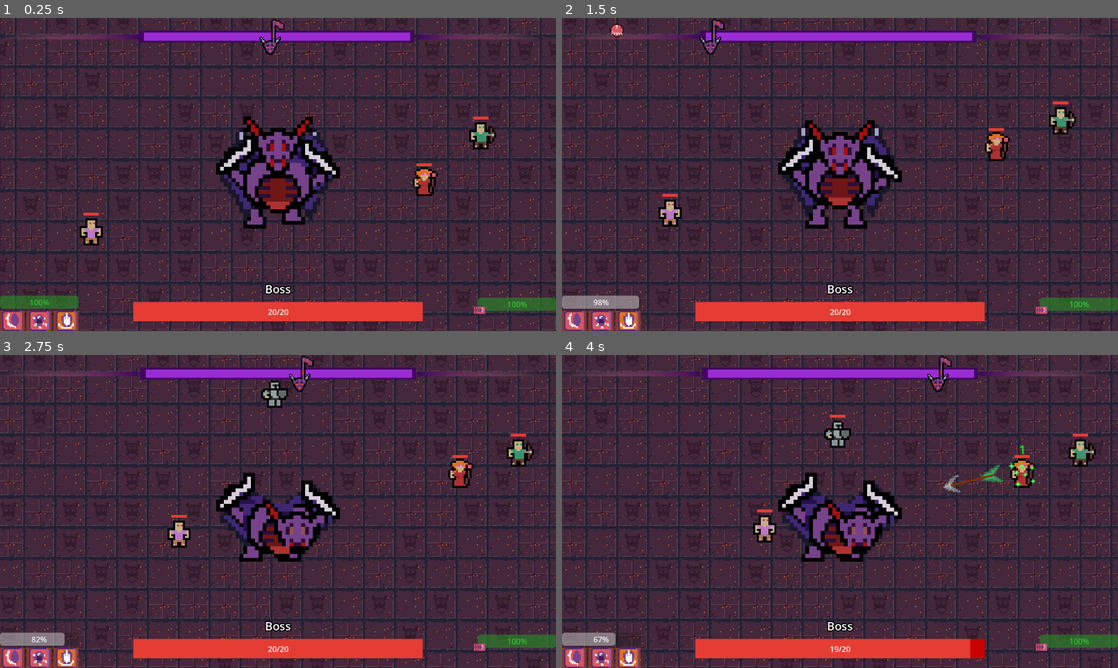
Above: before the commit, frames 1-4 (two rows, left to right).
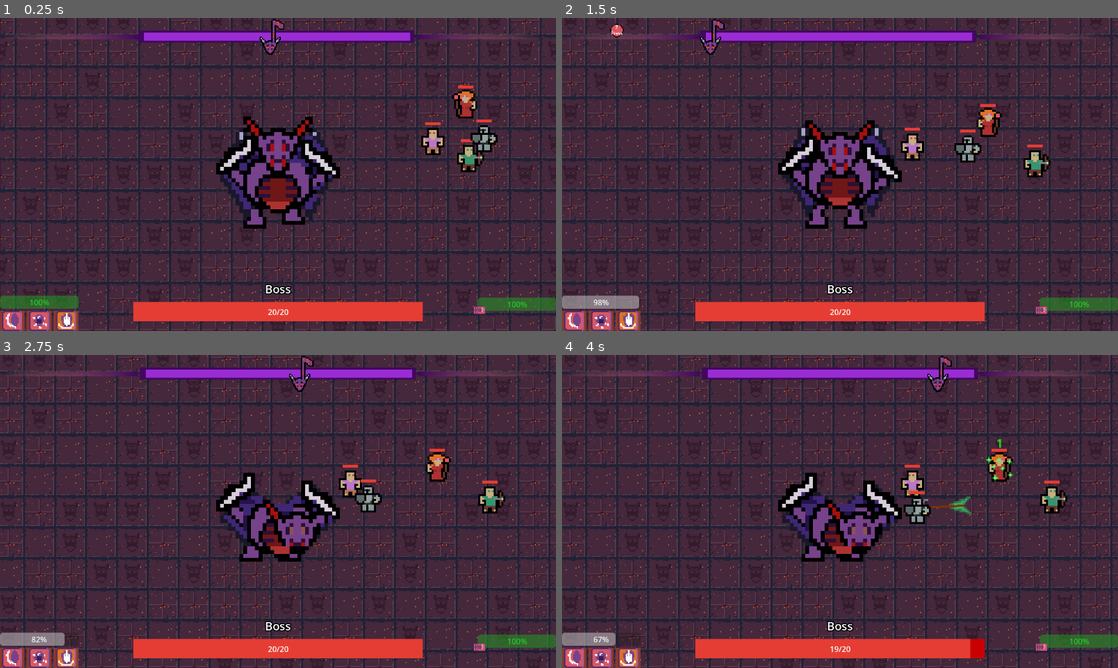
Above: after the commit, the same moments.

Repository: DevFTB/GMTK2023
Game: Godot game, scene res://main.tscn
Same seed, same stepped clock (60 frames per second), same inputs: the game is played once before the commit and once after it.
Inputs (mouse positions are in pixels of both pictures, inside the frame that each line leads up to):
- Up to frame 1 (0.25 s): no input
- Up to frame 2 (1.5 s): tap Enter at 0.5 s; move the mouse to (962, 158) at 0.52 s; hold D (move_right) 0.53-1.25 s; hold Q (activate_combo_1) 0.53-1.25 s; click (962, 158) at 0.67 s; drag from (728, 190) to (812, 237) at 1.27 s
- Up to frame 3 (2.75 s): move the mouse to (333, 442) at 2.02 s; press the mouse at (333, 442) at 2.03 s; hold D (move_right) from 2.03 s (still down)
- Up to frame 4 (4 s): release D (move_right) at 2.75 s; release the mouse at (895, 442) at 2.75 s; drag from (812, 574) to (673, 464) at 2.77 s; move the mouse to (1006, 558) at 3.52 s; hold A (move_left) from 3.53 s (still down); hold E (activate_combo_2) from 3.53 s (still down)

The runs differ from the first frame. In frame 1, 2.0% of the frame differs, in the area x 14-90%, y 21-73%; in frame 2, 2.3%; in frame 3, 2.6%; in frame 4, 2.9%, in the area x 34-96%, y 19-60%.
Error in both runs: Invalid call. Nonexistent function 'angle' in base 'Nil'. (res://entities/boss/Boss.gd:54)

Commit message:
Player group spawning

Diff:
--- a/entities/players/PlayerController.gd
+++ b/entities/players/PlayerController.gd
@@ -214,7 +214,7 @@
 		"Tank", "Fighter":
 			player.move(get_loc_dist_from(player.global_position, boss.global_position, 80), delta)
 		"Archer":
-			player.move(get_loc_dist_from(player.global_position, boss.global_position, 256), delta)
+			player.move(get_loc_dist_from(player.global_position, boss.global_position, 220), delta)
 		# todo try move healer not boss side of to heal player
 		"Healer":
 			player.move(get_loc_dist_from(player.global_position, get_most_damaged_player().global_position, 64), delta)
@@ -262,17 +262,34 @@
 	for i in range(randomly_allocated_players):
 		class_spawns[classes.pick_random()] += 1
 
+	var spawn_point = get_random_spot_on_world()
+
+	var spawn_num = 1
 	for c in classes:
 		for i in range(class_spawns[c]):
-			spawn_player(c, level)
-
-func spawn_player(player_class, level):
+			var player = create_player(c, level)
+			player.global_position = get_spawn_loc(spawn_point, spawn_num)
+			spawn_num += 1
+
+# this is totally not way too convoluted to spawn them all in a circle
+func get_spawn_loc(group_spawn_loc, n):
+	var total = 0
+	var num = 4
+	var spawn_level = 1
+	while n <= total:
+		total += num
+		num *= 2
+		spawn_level += 1
+
+	return group_spawn_loc + 20 * spawn_level * Vector2.from_angle((n - total) * 2 * PI / num)
+
+func create_player(player_class, level):
 	var player_scene = class_scenes[player_class]
 	var new_player = player_scene.instantiate()
 	set_player_attrs(new_player, level)
 	add_child(new_player)
 
-	new_player.global_position = get_random_spot_on_world()
+	return new_player
 
 
 func set_player_attrs(player, level):
